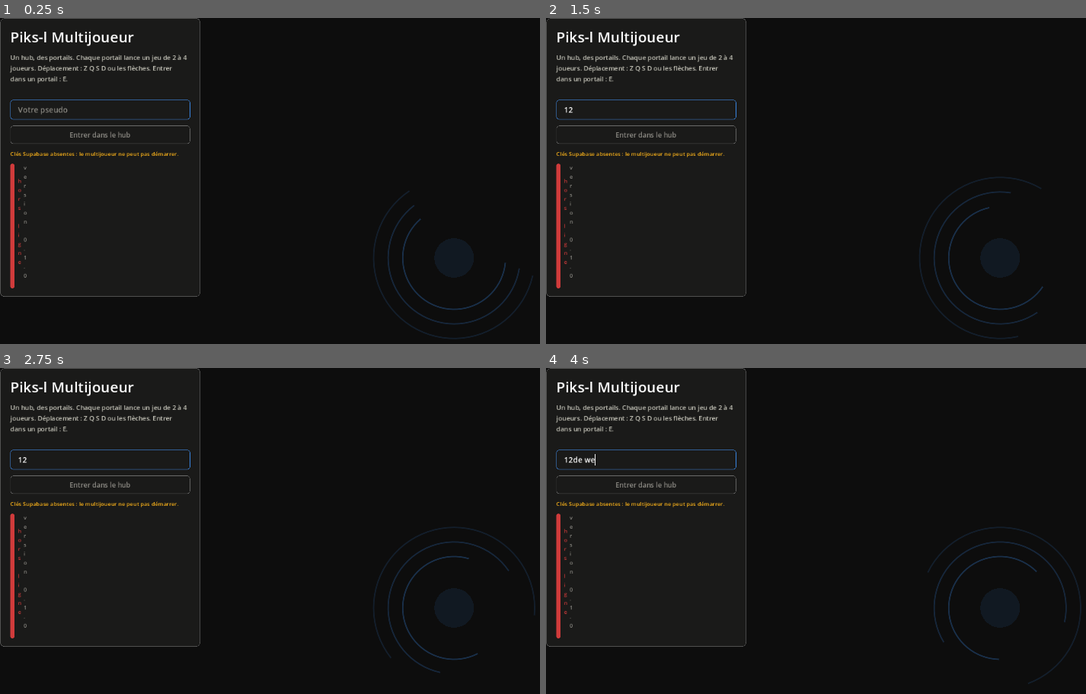
Above: before the commit, frames 1-4 (two rows, left to right).
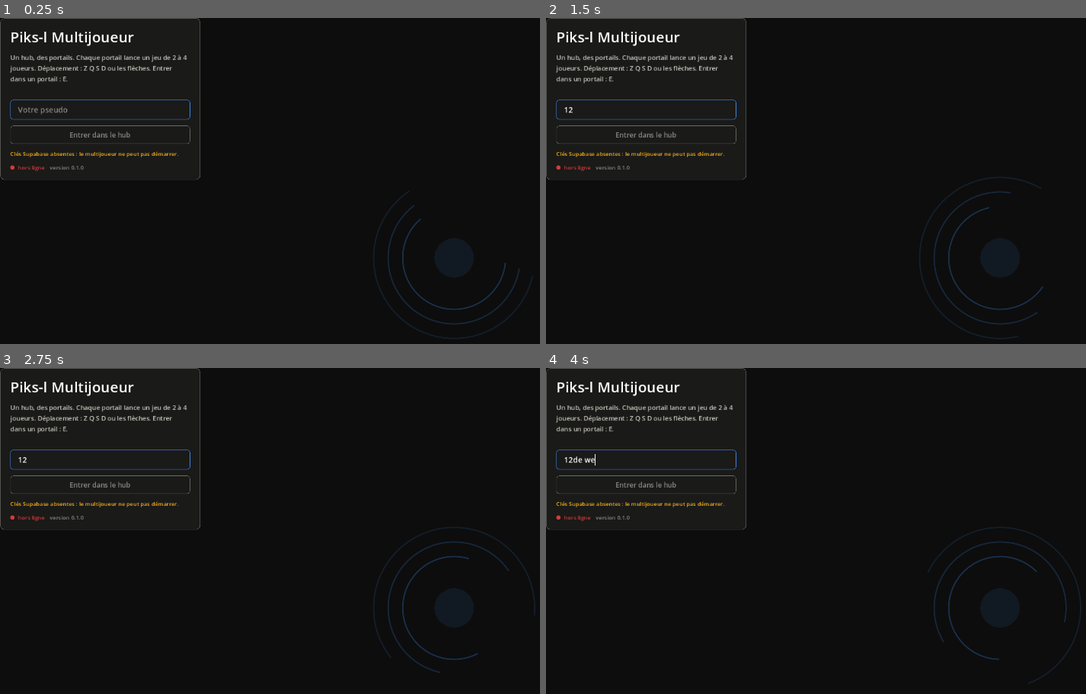
Above: after the commit, the same moments.

Repository: PiksL-APP/client-multijoueur
Game: Godot game, scene res://scenes/racine.tscn
The game is run twice, just before and just after one commit, with the same random seed, the same clock (stepped at 60 frames per second) and the same inputs.
Inputs (mouse positions are in pixels of both pictures, inside the frame that each line leads up to):
- Up to frame 1 (0.25 s): no input
- Up to frame 2 (1.5 s): click (648, 109) at 0.52 s; type "12" at 0.6 s; tap Enter at 1.25 s; hold D from 1.28 s (still down); tap E at 1.35 s
- Up to frame 3 (2.75 s): tap Space at 2 s; release D at 2.03 s; hold S from 2.03 s (still down); tap E at 2.1 s
- Up to frame 4 (4 s): tap Enter at 2.75 s; release S at 2.78 s; hold D 2.78-3.53 s; tap E at 2.85, 3.6 s; tap Space at 3.5 s; hold W from 3.53 s (still down)

The runs differ from the first frame. In frame 1, 0.7% of the frame differs, in the area x 0-38%, y 44-86%; in frame 2, 0.7%; in frame 3, 0.7%; in frame 4, 0.7%.

Commit message:
Corrige deux défauts que seul l'affichage réel montrait
`config.cfg` n'est pas une ressource reconnue par Godot : sans
`include_filter`, il ne partait pas dans le .pck et le jeu se déclarait « clés
Supabase absentes » alors que l'export s'était déroulé sans un avertissement.

Et l'autoretour à la ligne était activé par défaut sur toutes les étiquettes :
une étiquette qui se replie a une largeur minimale d'UN caractère, donc dans
une boîte horizontale elle s'affichait à la verticale, lettre par lettre, en
étirant la pastille d'état sur toute la hauteur du panneau. Le repli devient
explicite, réservé aux paragraphes.

Co-Authored-By: Claude Opus 5 <noreply@anthropic.com>
Claude-Session: https://claude.ai/code/session_01Ag9oKwgex2JuCCRnqDeC8N

Diff:
--- a/scenes/accueil.gd
+++ b/scenes/accueil.gd
@@ -27,7 +27,7 @@
 	colonne.add_child(UI.texte(
 		"Un hub, des portails. Chaque portail lance un jeu de 2 à 4 joueurs. "
 		+ "Déplacement : Z Q S D ou les flèches. Entrer dans un portail : E.",
-		15))
+		15, Palette.ENCRE_DOUCE, true))
 
 	var separation := HSeparator.new()
 	separation.add_theme_constant_override("separation", 10)
@@ -42,7 +42,7 @@
 	_bouton.pressed.connect(_entrer)
 	colonne.add_child(_bouton)
 
-	_avertissement = UI.texte("", 13, Palette.AVERTISSEMENT)
+	_avertissement = UI.texte("", 13, Palette.AVERTISSEMENT, true)
 	colonne.add_child(_avertissement)
 
 	var bas := HBoxContainer.new()
--- a/scenes/salon.gd
+++ b/scenes/salon.gd
@@ -138,7 +138,7 @@
 	_etat = UI.etat_reseau()
 	ligne_titre.add_child(_etat)
 
-	_info = UI.texte("", 15)
+	_info = UI.texte("", 15, Palette.ENCRE_DOUCE, true)
 	colonne.add_child(_info)
 
 	var panneau := UI.panneau()
--- a/ui/fabrique.gd
+++ b/ui/fabrique.gd
@@ -19,12 +19,18 @@
 	etiquette.add_theme_color_override("font_color", Palette.ENCRE)
 	return etiquette
 
-static func texte(contenu: String, taille: int = 16, couleur: Color = Palette.ENCRE_DOUCE) -> Label:
+## `retour_ligne` est explicite et non pas par défaut : une étiquette qui
+## se replie a une largeur minimale d'un caractère, et dans une boîte
+## horizontale elle s'affiche alors verticalement, un caractère par ligne.
+## Le défaut s'est vu sur l'écran d'accueil, pas au build.
+static func texte(contenu: String, taille: int = 16, couleur: Color = Palette.ENCRE_DOUCE, retour_ligne: bool = false) -> Label:
 	var etiquette := Label.new()
 	etiquette.text = contenu
 	etiquette.add_theme_font_size_override("font_size", taille)
 	etiquette.add_theme_color_override("font_color", couleur)
-	etiquette.autowrap_mode = TextServer.AUTOWRAP_WORD_SMART
+	if retour_ligne:
+		etiquette.autowrap_mode = TextServer.AUTOWRAP_WORD_SMART
+		etiquette.size_flags_horizontal = Control.SIZE_EXPAND_FILL
 	return etiquette
 
 static func _boite(fond_couleur: Color, bordure: Color, rayon: int = 6) -> StyleBoxFlat:
@@ -82,8 +88,10 @@
 static func etat_reseau() -> HBoxContainer:
 	var boite := HBoxContainer.new()
 	boite.add_theme_constant_override("separation", 8)
+	boite.size_flags_vertical = Control.SIZE_SHRINK_CENTER
 	var pastille := Panel.new()
 	pastille.custom_minimum_size = Vector2(10, 10)
+	pastille.size_flags_vertical = Control.SIZE_SHRINK_CENTER
 	pastille.name = "Pastille"
 	var style := StyleBoxFlat.new()
 	style.bg_color = Palette.ENCRE_FAIBLE
Not shown, changed: export_presets.cfg
Not shown, changed: sortie/index.html
Not shown, changed: sortie/index.pck
